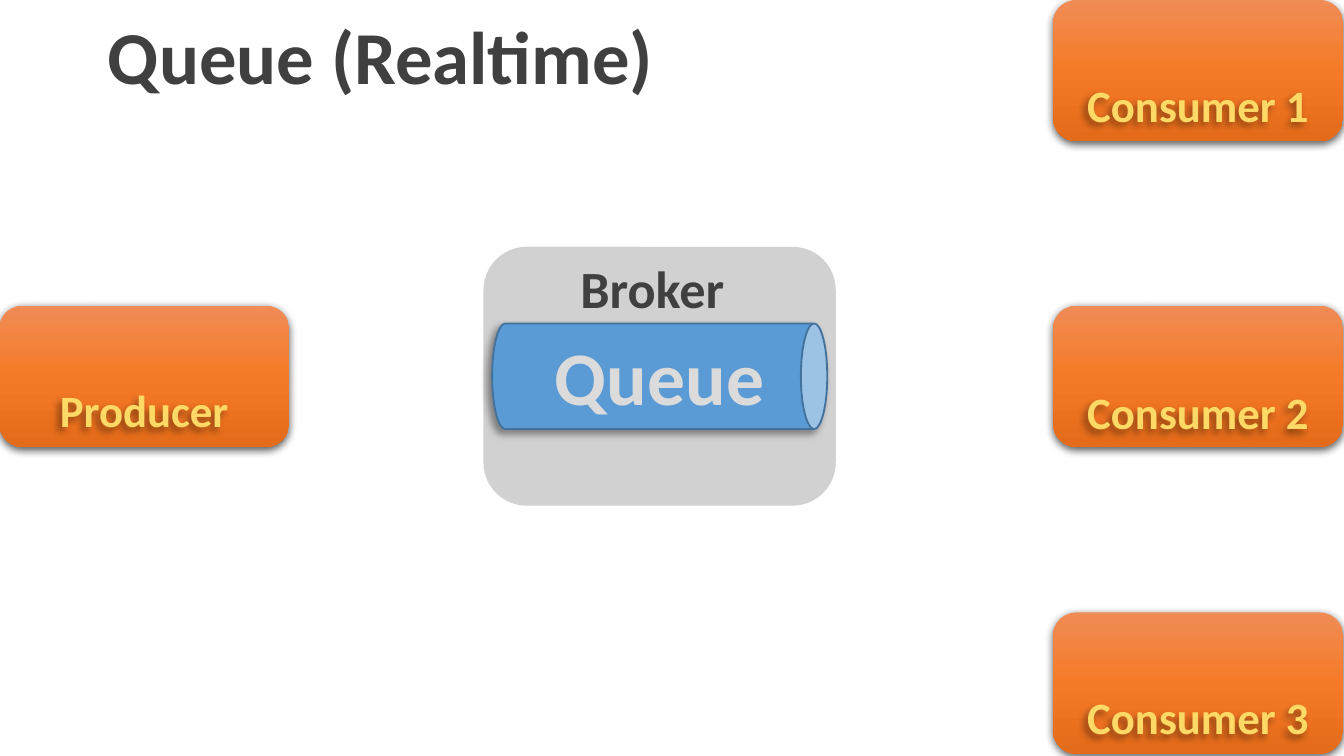
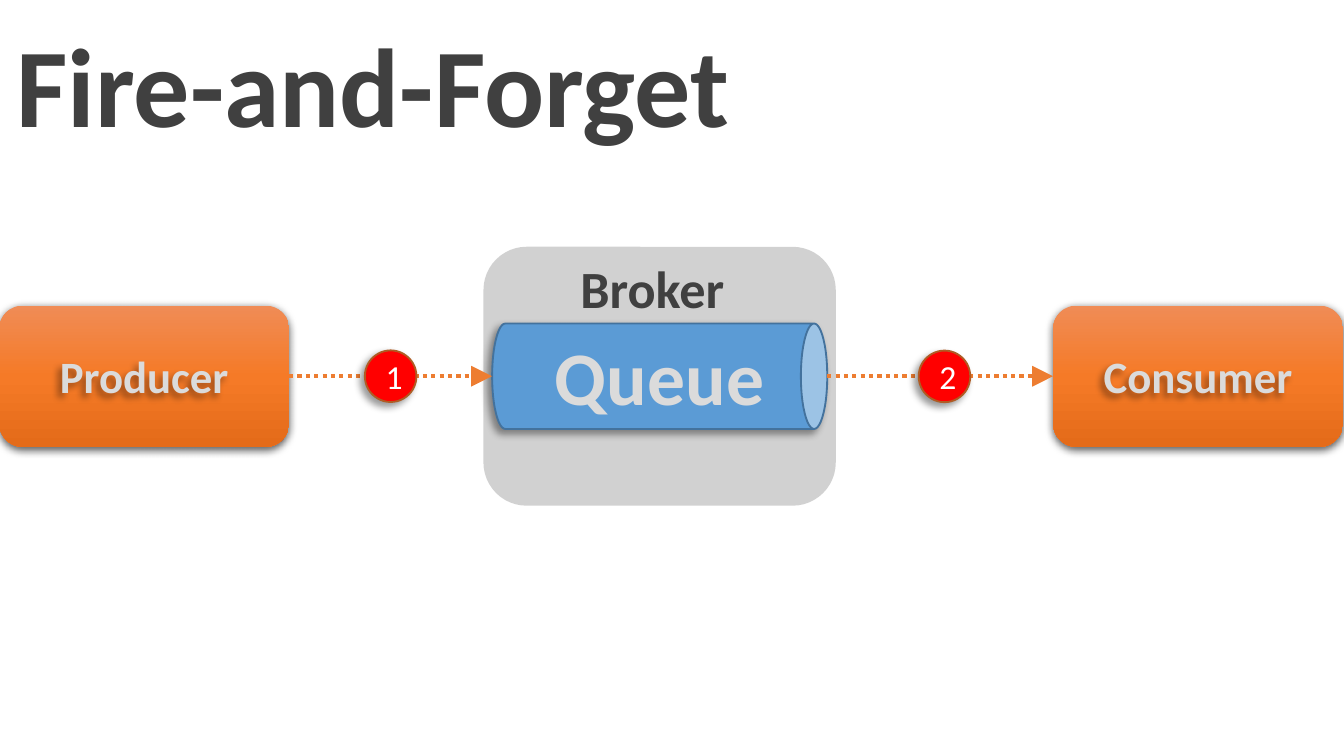
Before and after one commit to dreamuth/Jms101, a slide deck: slide 7 of ppt/jms slides.pptx (slide 4 before the commit). Drawn at 1344x756 pixels with LibreOffice and Linux fonts; fonts in the diff are those of the drawing. Boxes give left, top, right and bottom in pixels: in the first picture for what was removed or moved away, otherwise in the second. Text is boxed around its words. In the diff, an @@ line names an element or a change of style, - is before the commit and + after.

```diff
--- a/ppt/jms slides.pptx
+++ b/ppt/jms slides.pptx
@@ rounded rectangle removed at <box>1054,0,1344,141</box> @@
@@ text at <box>17,48,729,146</box>: text changed; size 40 to 60 pt @@
-Queue (Realtime)
+Fire-and-Forget
@@ text removed at <box>1087,93,1309,127</box> @@
-Consumer 1
@@ text "Producer": place and size @@
-text "Producer" at <box>60,395,229,432</box>
+text "Producer" at <box>60,361,229,394</box>
@@ text "Producer" at <box>60,361,229,394</box>: text colour gradient #FFC000 to #FFD966 to #FFF2CC to pattern #A5A5A5 on #DBDBDB, letter outline #FFC000 1 pt to #525252 1 pt @@
@@ ellipse added at <box>364,351,415,402</box>, fill #FF0000, outline #AF5C24 1 pt, 18 pt, text #FFFFFF @@
+1
@@ ellipse added at <box>919,351,970,402</box>, fill #FF0000, outline #AF5C24 1 pt, 18 pt, text #FFFFFF @@
+2
@@ arrow added from (289, 376) to (492, 376), #ED7D31 2.25 pt dashed @@
@@ arrow added from (828, 376) to (1054, 376), #ED7D31 2.25 pt dashed @@
@@ text at <box>1104,363,1293,394</box>: text changed; text colour gradient #FFC000 to #FFD966 to #FFF2CC to pattern #A5A5A5 on #DBDBDB @@
-Consumer 2
+Consumer
@@ rounded rectangle removed at <box>1054,613,1344,754</box> @@
@@ text removed at <box>1087,705,1309,740</box> @@
-Consumer 3
```
Also in this commit, not shown: 6 other slides changed, 1 slide removed, 15 other files.
